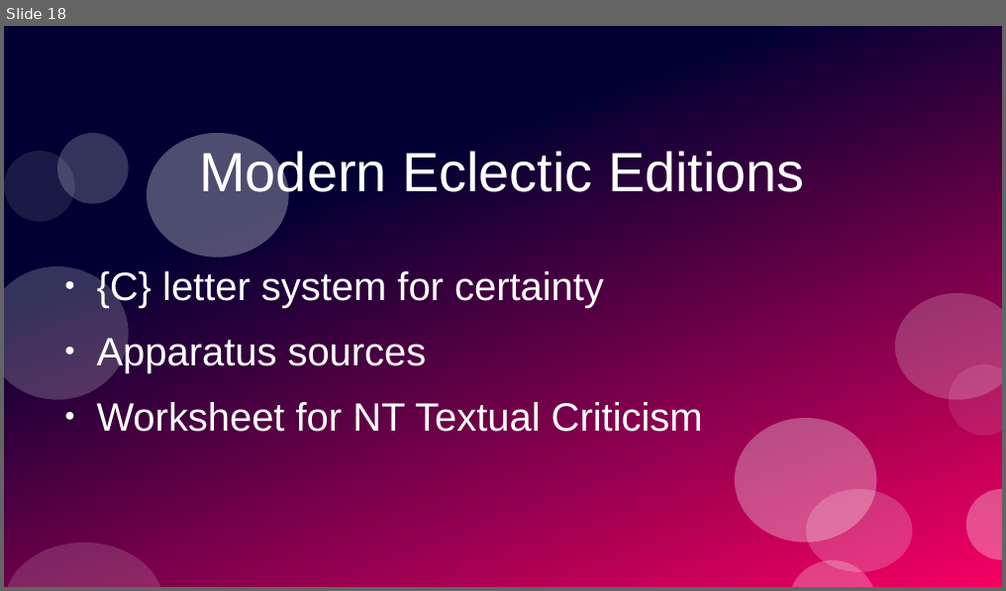
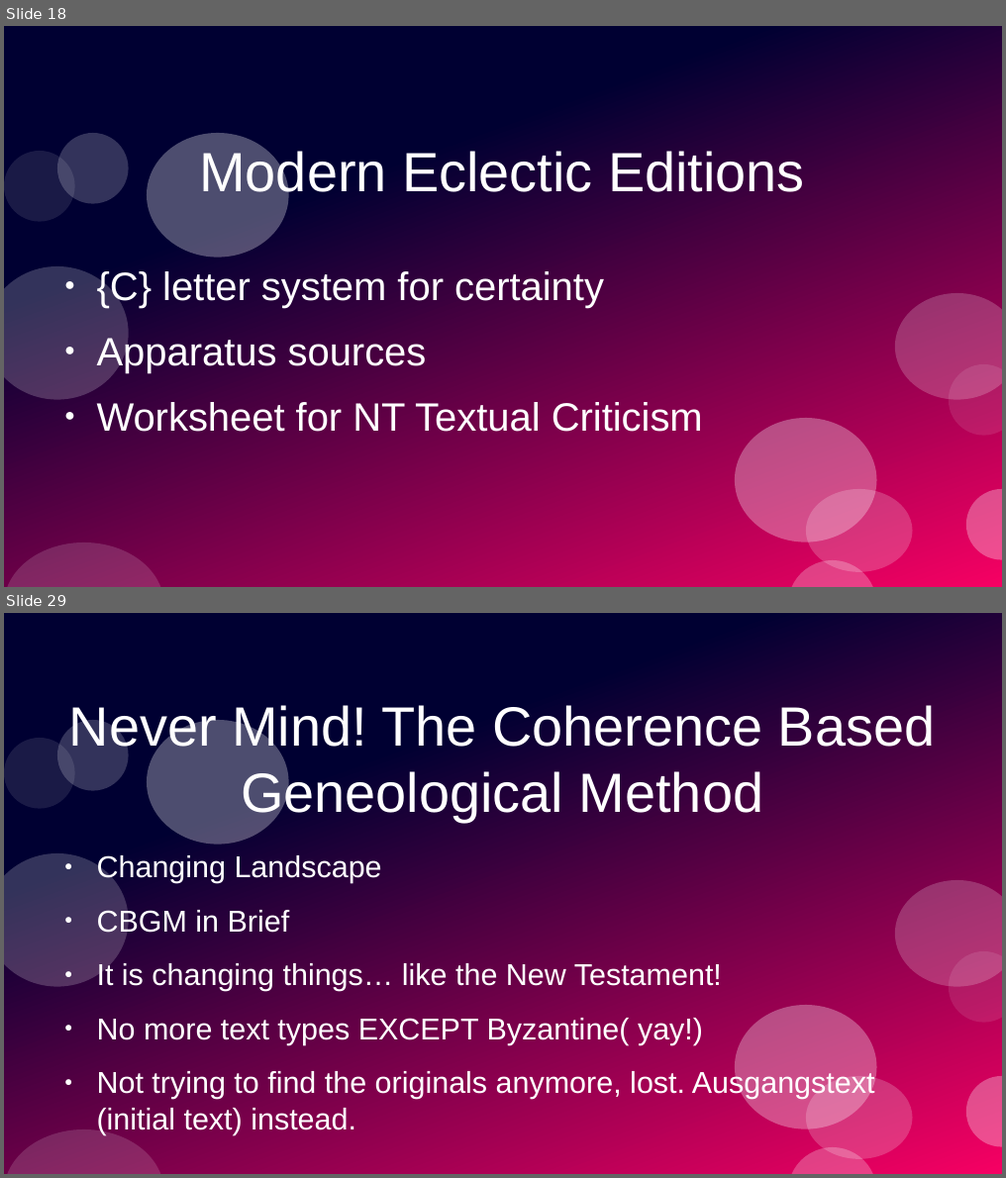
Before and after one commit to stevemac321/Music, a slide deck: LostTransmission.pptx. Shown one above the other, each under a label of ours: slide 18 before the commit, slides 18 and 29 after it; the slides between them are not shown. The pictures are 1006x591 and 1006x1178 pixels, drawn with LibreOffice and Linux fonts; fonts in the diff are those of the drawing. Boxes give left, top, right and bottom in pixels: in the first picture for what was removed or moved away, otherwise in the second. Text is boxed around its words. In the diff, an @@ line names an element or a change of style, - is before the commit and + after.

Commit message:
done with wegner
started with CBGM

```diff
--- a/LostTransmission.pptx
+++ b/LostTransmission.pptx
@@ slide 29 added at box(4, 613, 1002, 1174), background #FFFFFF; not listed: 12 template elements that a slide beside it also shows @@
@@ text added at box(69, 702, 935, 822), 44 pt, text #FFFFFF @@
+Never Mind! The Coherence Based Geneological Method
@@ text added at box(97, 856, 875, 1136), 23.9 pt, text #FFFFFF @@
+● Changing Landscape
+● CBGM in Brief
+● It is changing things… like the New Testament!
+● No more text types EXCEPT Byzantine( yay!)
+● Not trying to find the originals anymore, lost. Ausgangstext (initial text) instead.
```
Also in this commit, not shown: 10 other slides added, 1 slide removed.
